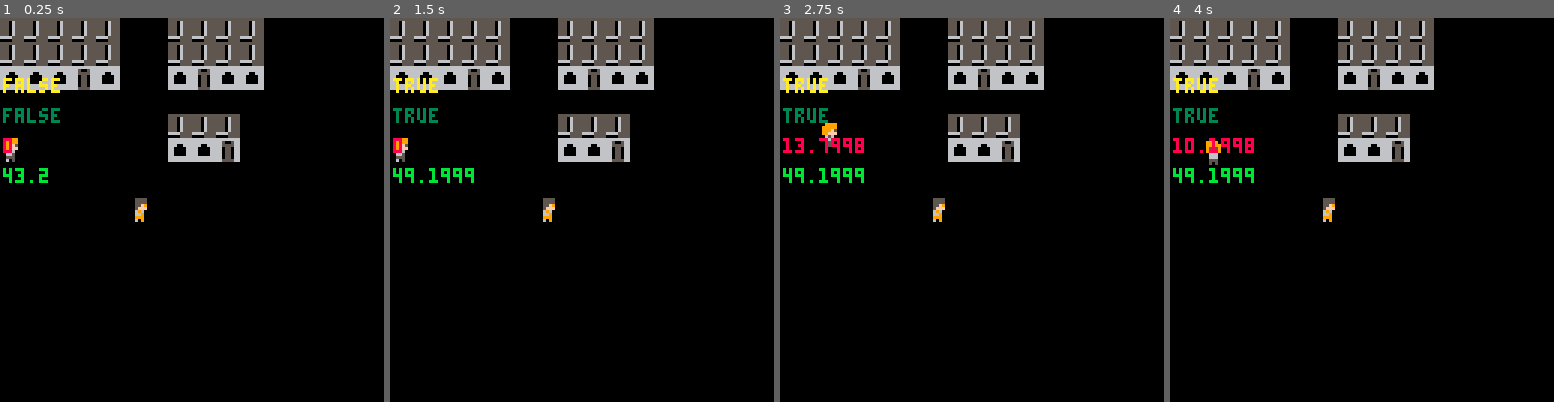
Above: before the commit, frames 1-4 (left to right).
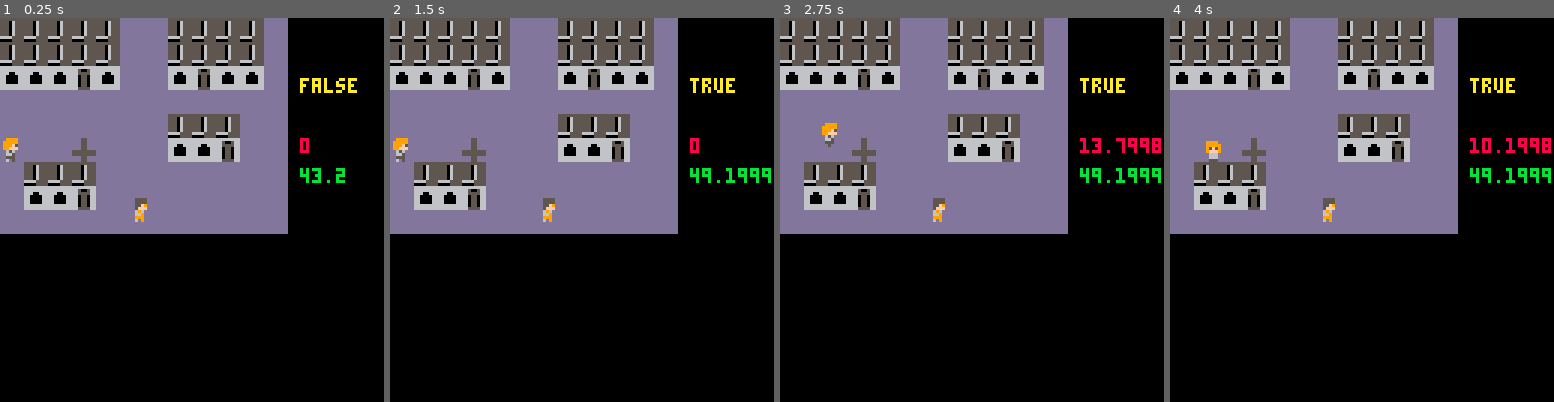
Above: after the commit, the same moments.

Repository: Joe-Gigs/3-color-game-jam
Game: PICO-8 cartridge 3colorjam.p8
The game is run twice, just before and just after one commit, with the same random seed, the same clock (stepped at 60 frames per second) and the same inputs.
Inputs:
- Up to frame 1 (0.25 s): no input
- Up to frame 2 (1.5 s): tap X (X key) at 0.33, 1.07 s; tap O (Z key) at 0.7 s
- Up to frame 3 (2.75 s): hold Right 1.6-2.1 s; tap O (Z key) at 1.7, 2.1, 2.5 s; tap X (X key) at 1.85 s; hold Up 2.15-2.42 s; hold Right from 2.47 s (still down)
- Up to frame 4 (4 s): tap O (Z key) at 2.9, 3.3, 3.7 s; tap X (X key) at 2.97 s; release Right at 3.03 s; hold Left 3.08-3.58 s; hold Down 3.63-3.97 s

The runs differ from the first frame. In frame 1, 29% of the frame differs, in the area x 0-93%, y 0-57%; in frame 2, 30%; in frame 3, 30%; in frame 4, 30%, in the area x 0-100%, y 0-57%.

Commit message:
Lookin good

Diff:
--- a/3colorjam.p8
+++ b/3colorjam.p8
@@ -43,11 +43,10 @@
 end
 
 function _draw()
-	print(player.x, 1, 40, 8)
-	print(npc1.x, 1, 50, 11)
-	print(npc1.sleep, 1, 30, 3)
-	print(talk, 1,20, 10)
-
+	print(player.x, 100, 40, 8)
+	print(npc1.x, 100, 50, 11)
+	--print(npc1.sleep, 100, 30, 3)
+	print(talk, 100,20, 10)
 end
 
 function _update()
@@ -253,14 +252,14 @@
 
 
 __gfx__
-00000000000000000000000000000000000000000000000000000000000000000000000000000000000000000000000000000000000000000000000000000000
-00000000000000000000000000000000000000000000000000000000000000000000000000000000000000000000000000000000000000000000000000000000
-00000000000000000005550000000000000000000000000000000000000000006000000000000000000000000000000000000000000000000000000000000000
-00000000000000005555550000000000000000000000000000000000000000007600000000000000000000000000000000000000000000000000000000000000
-00000000000000055550055000000000000000000000000000000000000000007750000000000000000000000000000000000000000000000000000000000000
-00000555000000555000005000000000000000000000000000000000000000007500000000000000000000000000000000000000000000000000000000000000
-00005555500005550000005000000000000000000000000000000000000000005000000000000000000000000000000000000000000000000000000000000000
-00055555500005550555500500000000000000000000000000000000000000000000000000000000000000000000000000000000000000000000000000000000
+0000000000000000000000000000000000000000dddddddd00000000000000000000000000000000000000000000000000000000000000000000000000000000
+0000000000000000000000000000000000000000dddddddd00000000000000000000000000000000000000000000000000000000000000000000000000000000
+0000000000000000000555000000000000000000dddddddd00000000000000006000000000000000000000000000000000000000000000000000000000000000
+0000000000000000555555000000000000000000dddddddd00000000000000007600000000000000000000000000000000000000000000000000000000000000
+0000000000000005555005500000000000000000dddddddd00000000000000007750000000000000000000000000000000000000000000000000000000000000
+0000055500000055500000500000000000000000dddddddd00000000000000007500000000000000000000000000000000000000000000000000000000000000
+0000555550000555000000500000000000000000dddddddd00000000000000005000000000000000000000000000000000000000000000000000000000000000
+0005555550000555055550050000000000000000dddddddd00000000000000000000000000000000000000000000000000000000000000000000000000000000
 00550000000055550500550500000000000000000000000000000000000000000000000000000000000000000000000000000000000000000000000000000000
 00505005000055550000500500000000000000000000000000000000000000000000000000000000000000000000000000000000000000000000000000000000
 00555000500055550055050500000000000000000000000000000000000000000000000000000000000000000000000000000000000000000000000000000000
@@ -317,14 +316,14 @@
 99999999999999999999999999999999999999999999999999999999999999990000000000000000000000000000000000000000000000000000000000000000
 99999999999999999999999999999999999999999999999999999999999999990000000000000000000000000000000000000000000000000000000000000000
 99999999999999999999999999999999999999999999999999999999999999990000000000000000000000000000000000000000000000000000000000000000
-66666666666666665555555500000000000000000000000000000000000000000000000000000000009999000099990000999900009999000099990000000000
-66666666665005665550655500000000000000000000000000000000000000000000000000000000099999000999990009999900099999000999990000000000
-666006666655556655506555000000000000000000000000000000000000000000000000000000000999f5000999f5000999990009999900095f590000000000
-66000066660550665550655500000000000000000000000000000000000000000000000000000000099fff00099fff00099999000999990009fff90000000000
-66000066660550665550655500000000000000000000000000000000000000000000000000000000006560000065600000666000006660000066600000000000
-66000066660550665550655500000000000000000000000000000000000000000000000000000000006650000066500000666000006660000066600000000000
-66666666660550666666555500000000000000000000000000000000000000000000000000000000005550000055500000555000005550000055500000000000
-66666666665555660000555500000000000000000000000000000000000000000000000000000000006050000005000000505000000000000050500000000000
+666666666666666655555555ddd55ddd000000000000000000000000000000000000000000000000009999000099990000999900009999000099990000000000
+666666666650056655506555ddd55ddd000000000000000000000000000000000000000000000000099999000999990009999900099999000999990000000000
+666006666655556655506555ddd55ddd0000000000000000000000000000000000000000000000000999f5000999f5000999990009999900095f590000000000
+660000666605506655506555ddd55ddd000000000000000000000000000000000000000000000000099fff00099fff00099999000999990009fff90000000000
+66000066660550665550655555555555000000000000000000000000000000000000000000000000006560000065600000666000006660000066600000000000
+66000066660550665550655555555555000000000000000000000000000000000000000000000000006650000066500000666000006660000066600000000000
+666666666605506666665555ddd55ddd000000000000000000000000000000000000000000000000005550000055500000555000005550000055500000000000
+666666666655556600005555ddd55ddd000000000000000000000000000000000000000000000000006050000005000000505000000000000050500000000000
 00000000000000000000000000000000000000000000000000000000000000000000000000000000005555000055550000000000000000000000000000000000
 00000000000000000000000000000000000000000000000000000000000000000000000000000000005555000055550000000000000000000000000000000000
 000000000000000000000000000000000000000000000000000000000000000000000000000000000055f9000055f90000000000000000000000000000000000
@@ -386,165 +385,165 @@
 0000000000000000000000000000000000000000000000000000000000000000000000000000000000000000000000000000000000000000000000000000000000000000000000000000000000000000000000000000000000000000000000000000000000000000000000000000000000000000000000000000000000000000
 0000000000000000000000000000000000000000000000000000000000000000000000000000000000000000000000000000000000000000000000000000000000000000000000000000000000000000000000000000000000000000000000000000000000000000000000000000000000000000000000000000000000000000
 __map__
-8282828282000082828282000000000000000000000000000000000000000000000000000000000000000000000000000000000000000000000000000000000000000000000000000000000000000000000000000000000000000000000000000000000000000000000000000000000000000000000000000000000000000000
-8282828282000082828282000000000000000000000000000000000000000000000000000000000000000000000000000000000000000000000000000000000000000000000000000000000000000000000000000000000000000000000000000000000000000000000000000000000000000000000000000000000000000000
-8080808180000080818080000000000000000000000000000000000000000000000000000000000000000000000000000000000000000000000000000000000000000000000000000000000000000000000000000000000000000000000000000000000000000000000000000000000000000000000000000000000000000000
-0000008300000000000000000000000000000000000000000000000000000000000000000000000000000000000000000000000000000000000000000000000000000000000000000000000000000000000000000000000000000000000000000000000000000000000000000000000000000000000000000000000000000000
-0000008383000082828200000000000000000000000000000000000000000000000000000000000000000000000000000000000000000000000000000000000000000000000000000000000000000000000000000000000000000000000000000000000000000000000000000000000000000000000000000000000000000000
-0000008383000080808100000000000000000000000000000000000000000000000000000000000000000000000000000000000000000000000000000000000000000000000000000000000000000000000000000000000000000000000000000000000000000000000000000000000000000000000000000000000000000000
-0000008300000000000000000000000000000000000000000000000000000000000000000000000000000000000000000000000000000000000000000000000000000000000000000000000000000000000000000000000000000000000000000000000000000000000000000000000000000000000000000000000000000000
-0000000083830000000000000000000000000000000000000000000000000000000000000000000000000000000000000000000000000000000000000000000000000000000000000000000000000000000000000000000000000000000000000000000000000000000000000000000000000000000000000000000000000000
-0000000000000000000000000000000000000000000000000000000000000000000000000000000000000000000000000000000000000000000000000000000000000000000000000000000000000000000000000000000000000000000000000000000000000000000000000000000000000000000000000000000000000000
-0000000000000000000000000000000000000000000000000000000000000000000000000000000000000000000000000000000000000000000000000000000000000000000000000000000000000000000000000000000000000000000000000000000000000000000000000000000000000000000000000000000000000000
-0000000000000000000000000000000000000000000000000000000000000000000000000000000000000000000000000000000000000000000000000000000000000000000000000000000000000000000000000000000000000000000000000000000000000000000000000000000000000000000000000000000000000000
-0000000000000000000000000000000000000000000000000000000000000000000000000000000000000000000000000000000000000000000000000000000000000000000000000000000000000000000000000000000000000000000000000000000000000000000000000000000000000000000000000000000000000000
-0000000000000000000000000000000000000000000000000000000000000000000000000000000000000000000000000000000000000000000000000000000000000000000000000000000000000000000000000000000000000000000000000000000000000000000000000000000000000000000000000000000000000000
-0000000000000000000000000000000000000000000000000000000000000000000000000000000000000000000000000000000000000000000000000000000000000000000000000000000000000000000000000000000000000000000000000000000000000000000000000000000000000000000000000000000000000000
-0000000000000000000000000000000000000000000000000000000000000000000000000000000000000000000000000000000000000000000000000000000000000000000000000000000000000000000000000000000000000000000000000000000000000000000000000000000000000000000000000000000000000000
-0000000000000000000000000000000000000000000000000000000000000000000000000000000000000000000000000000000000000000000000000000000000000000000000000000000000000000000000000000000000000000000000000000000000000000000000000000000000000000000000000000000000000000
-0000000000000000000000000000000000000000000000000000000000000000000000000000000000000000000000000000000000000000000000000000000000000000000000000000000000000000000000000000000000000000000000000000000000000000000000000000000000000000000000000000000000000000
-0000000000000000000000000000000000000000000000000000000000000000000000000000000000000000000000000000000000000000000000000000000000000000000000000000000000000000000000000000000000000000000000000000000000000000000000000000000000000000000000000000000000000000
-0000000000000000000000000000000000000000000000000000000000000000000000000000000000000000000000000000000000000000000000000000000000000000000000000000000000000000000000000000000000000000000000000000000000000000000000000000000000000000000000000000000000000000
-0000000000000000000000000000000000000000000000000000000000000000000000000000000000000000000000000000000000000000000000000000000000000000000000000000000000000000000000000000000000000000000000000000000000000000000000000000000000000000000000000000000000000000
-0000000000000000000000000000000000000000000000000000000000000000000000000000000000000000000000000000000000000000000000000000000000000000000000000000000000000000000000000000000000000000000000000000000000000000000000000000000000000000000000000000000000000000
-0000000000000000000000000000000000000000000000000000000000000000000000000000000000000000000000000000000000000000000000000000000000000000000000000000000000000000000000000000000000000000000000000000000000000000000000000000000000000000000000000000000000000000
-0000000000000000000000000000000000000000000000000000000000000000000000000000000000000000000000000000000000000000000000000000000000000000000000000000000000000000000000000000000000000000000000000000000000000000000000000000000000000000000000000000000000000000
-0000000000000000000000000000000000000000000000000000000000000000000000000000000000000000000000000000000000000000000000000000000000000000000000000000000000000000000000000000000000000000000000000000000000000000000000000000000000000000000000000000000000000000
-0000000000000000000000000000000000000000000000000000000000000000000000000000000000000000000000000000000000000000000000000000000000000000000000000000000000000000000000000000000000000000000000000000000000000000000000000000000000000000000000000000000000000000
-0000000000000000000000000000000000000000000000000000000000000000000000000000000000000000000000000000000000000000000000000000000000000000000000000000000000000000000000000000000000000000000000000000000000000000000000000000000000000000000000000000000000000000
-0000000000000000000000000000000000000000000000000000000000000000000000000000000000000000000000000000000000000000000000000000000000000000000000000000000000000000000000000000000000000000000000000000000000000000000000000000000000000000000000000000000000000000
-0000000000000000000000000000000000000000000000000000000000000000000000000000000000000000000000000000000000000000000000000000000000000000000000000000000000000000000000000000000000000000000000000000000000000000000000000000000000000000000000000000000000000000
-0000000000000000000000000000000000000000000000000000000000000000000000000000000000000000000000000000000000000000000000000000000000000000000000000000000000000000000000000000000000000000000000000000000000000000000000000000000000000000000000000000000000000000
-0000000000000000000000000000000000000000000000000000000000000000000000000000000000000000000000000000000000000000000000000000000000000000000000000000000000000000000000000000000000000000000000000000000000000000000000000000000000000000000000000000000000000000
-0000000000000000000000000000000000000000000000000000000000000000000000000000000000000000000000000000000000000000000000000000000000000000000000000000000000000000000000000000000000000000000000000000000000000000000000000000000000000000000000000000000000000000
-0000000000000000000000000000000000000000000000000000000000000000000000000000000000000000000000000000000000000000000000000000000000000000000000000000000000000000000000000000000000000000000000000000000000000000000000000000000000000000000000000000000000000000
-…(130 lines of a section not shown)…
+8282828282050582828282050000000000000000000000000000000000000000000000000000000000000000000000000000000000000000000000000000000000000000000000000000000000000000000000000000000000000000000000000000000000000000000000000000000000000000000000000000000000000000
+8282828282050582828282050000000000000000000000000000000000000000000000000000000000000000000000000000000000000000000000000000000000000000000000000000000000000000000000000000000000000000000000000000000000000000000000000000000000000000000000000000000000000000
+8080808180050580818080050000000000000000000000000000000000000000000000000000000000000000000000000000000000000000000000000000000000000000000000000000000000000000000000000000000000000000000000000000000000000000000000000000000000000000000000000000000000000000
+0505050505050505050505050000000000000000000000000000000000000000000000000000000000000000000000000000000000000000000000000000000000000000000000000000000000000000000000000000000000000000000000000000000000000000000000000000000000000000000000000000000000000000
+0505050505050582828205050000000000000000000000000000000000000000000000000000000000000000000000000000000000000000000000000000000000000000000000000000000000000000000000000000000000000000000000000000000000000000000000000000000000000000000000000000000000000000
+0505058305050580808105050000000000000000000000000000000000000000000000000000000000000000000000000000000000000000000000000000000000000000000000000000000000000000000000000000000000000000000000000000000000000000000000000000000000000000000000000000000000000000
+0582828205050505050505050000000000000000000000000000000000000000000000000000000000000000000000000000000000000000000000000000000000000000000000000000000000000000000000000000000000000000000000000000000000000000000000000000000000000000000000000000000000000000
+0580808105050505050505050000000000000000000000000000000000000000000000000000000000000000000000000000000000000000000000000000000000000000000000000000000000000000000000000000000000000000000000000000000000000000000000000000000000000000000000000000000000000000
+0505050505050505050505050000000000000000000000000000000000000000000000000000000000000000000000000000000000000000000000000000000000000000000000000000000000000000000000000000000000000000000000000000000000000000000000000000000000000000000000000000000000000000
+0000000000000000000000000000000000000000000000000000000000000000000000000000000000000000000000000000000000000000000000000000000000000000000000000000000000000000000000000000000000000000000000000000000000000000000000000000000000000000000000000000000000000000
+0000000000000000000000000000000000000000000000000000000000000000000000000000000000000000000000000000000000000000000000000000000000000000000000000000000000000000000000000000000000000000000000000000000000000000000000000000000000000000000000000000000000000000
+0000000000000000000000000000000000000000000000000000000000000000000000000000000000000000000000000000000000000000000000000000000000000000000000000000000000000000000000000000000000000000000000000000000000000000000000000000000000000000000000000000000000000000
+0000000000000000000000000000000000000000000000000000000000000000000000000000000000000000000000000000000000000000000000000000000000000000000000000000000000000000000000000000000000000000000000000000000000000000000000000000000000000000000000000000000000000000
+2727272727270000000000000000000000000000000000000000000000000000000000000000000000000000000000000000000000000000000000000000000000000000000000000000000000000000000000000000000000000000000000000000000000000000000000000000000000000000000000000000000000000000
+2727272727270000000000000000000000000000000000000000000000000000000000000000000000000000000000000000000000000000000000000000000000000000000000000000000000000000000000000000000000000000000000000000000000000000000000000000000000000000000000000000000000000000
+2727272727270000000000000000000000000000000000000000000000000000000000000000000000000000000000000000000000000000000000000000000000000000000000000000000000000000000000000000000000000000000000000000000000000000000000000000000000000000000000000000000000000000
+0000000000000000000000000000000000000000000000000000000000000000000000000000000000000000000000000000000000000000000000000000000000000000000000000000000000000000000000000000000000000000000000000000000000000000000000000000000000000000000000000000000000000000
+0000000000000000000000000000000000000000000000000000000000000000000000000000000000000000000000000000000000000000000000000000000000000000000000000000000000000000000000000000000000000000000000000000000000000000000000000000000000000000000000000000000000000000
+0000000000000000000000000000000000000000000000000000000000000000000000000000000000000000000000000000000000000000000000000000000000000000000000000000000000000000000000000000000000000000000000000000000000000000000000000000000000000000000000000000000000000000
+0000000000000000000000000000000000000000000000000000000000000000000000000000000000000000000000000000000000000000000000000000000000000000000000000000000000000000000000000000000000000000000000000000000000000000000000000000000000000000000000000000000000000000
+0000000000000000000000000000000000000000000000000000000000000000000000000000000000000000000000000000000000000000000000000000000000000000000000000000000000000000000000000000000000000000000000000000000000000000000000000000000000000000000000000000000000000000
+0000000000000000000000000000000000000000000000000000000000000000000000000000000000000000000000000000000000000000000000000000000000000000000000000000000000000000000000000000000000000000000000000000000000000000000000000000000000000000000000000000000000000000
+0000000000000000000000000000000000000000000000000000000000000000000000000000000000000000000000000000000000000000000000000000000000000000000000000000000000000000000000000000000000000000000000000000000000000000000000000000000000000000000000000000000000000000
+0000000000000000000000000000000000000000000000000000000000000000000000000000000000000000000000000000000000000000000000000000000000000000000000000000000000000000000000000000000000000000000000000000000000000000000000000000000000000000000000000000000000000000
+0000000000000000000000000000000000000000000000000000000000000000000000000000000000000000000000000000000000000000000000000000000000000000000000000000000000000000000000000000000000000000000000000000000000000000000000000000000000000000000000000000000000000000
+0000000000000000000000000000000000000000000000000000000000000000000000000000000000000000000000000000000000000000000000000000000000000000000000000000000000000000000000000000000000000000000000000000000000000000000000000000000000000000000000000000000000000000
+0000000000000000000000000000000000000000000000000000000000000000000000000000000000000000000000000000000000000000000000000000000000000000000000000000000000000000000000000000000000000000000000000000000000000000000000000000000000000000000000000000000000000000
+0000000000000000000000000000000000000000000000000000000000000000000000000000000000000000000000000000000000000000000000000000000000000000000000000000000000000000000000000000000000000000000000000000000000000000000000000000000000000000000000000000000000000000
+0000000000000000000000000000000000000000000000000000000000000000000000000000000000000000000000000000000000000000000000000000000000000000000000000000000000000000000000000000000000000000000000000000000000000000000000000000000000000000000000000000000000000000
+0000000000000000000000000000000000000000000000000000000000000000000000000000000000000000000000000000000000000000000000000000000000000000000000000000000000000000000000000000000000000000000000000000000000000000000000000000000000000000000000000000000000000000
+0000000000000000000000000000000000000000000000000000000000000000000000000000000000000000000000000000000000000000000000000000000000000000000000000000000000000000000000000000000000000000000000000000000000000000000000000000000000000000000000000000000000000000
+0000000000000000000000000000000000000000000000000000000000000000000000000000000000000000000000000000000000000000000000000000000000000000000000000000000000000000000000000000000000000000000000000000000000000000000000000000000000000000000000000000000000000000
+…(130 lines of a section not shown)…
